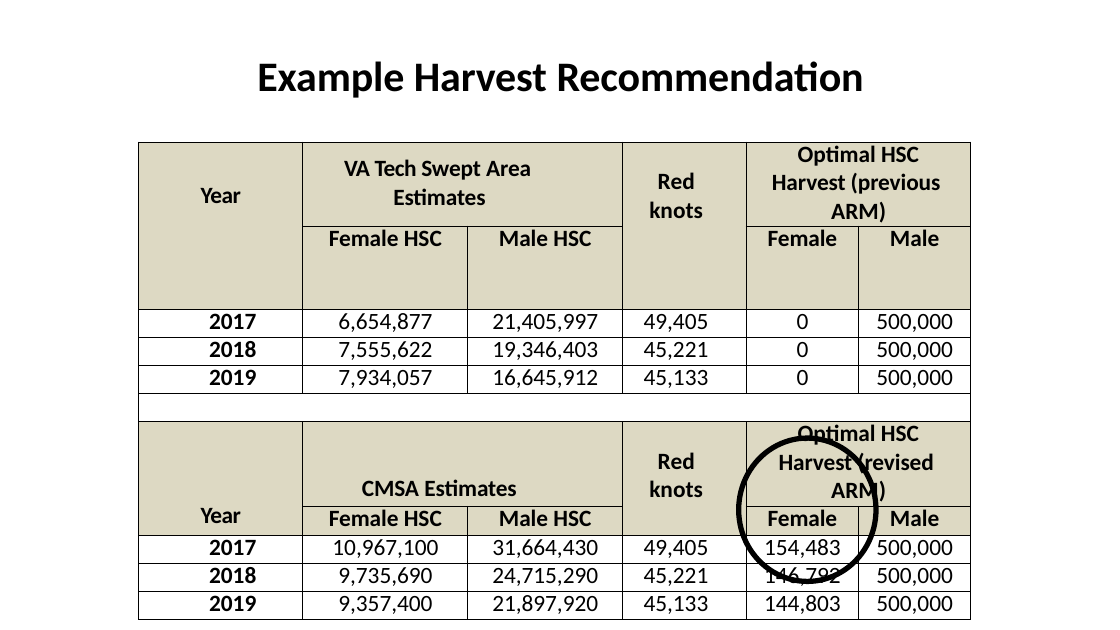
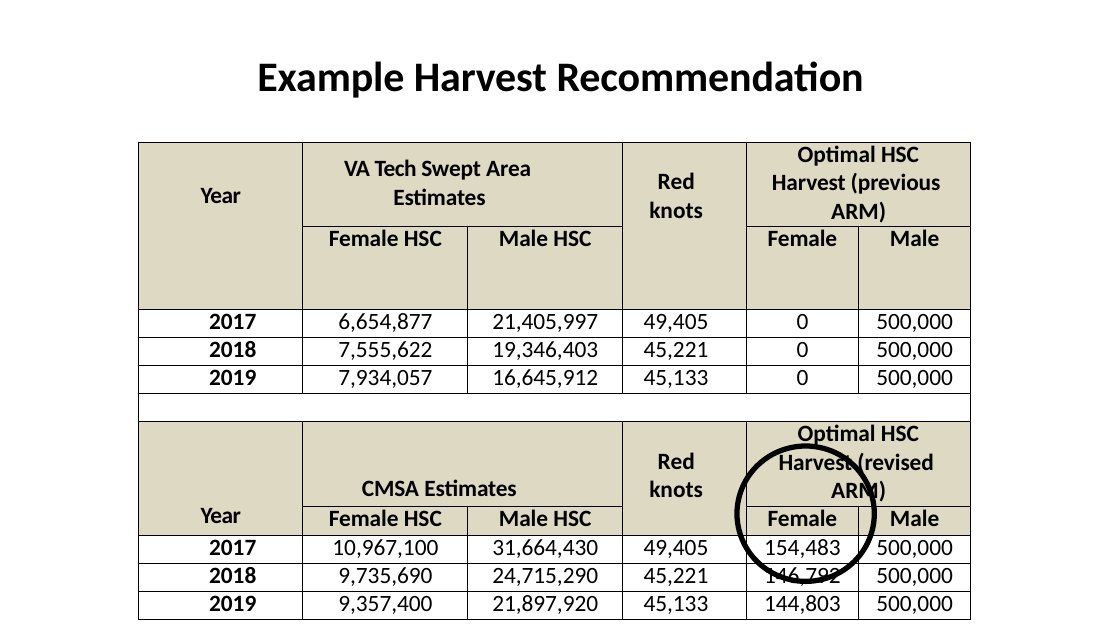
Before and after one commit to kevintshoemaker/NRES-470, a slide deck: slide 13 of REKN2.pptx (slide 15 before the commit). Drawn at 1120x630 pixels with LibreOffice and Linux fonts; fonts in the diff are those of the drawing. Boxes give left, top, right and bottom in pixels: in the first picture for what was removed or moved away, otherwise in the second. Text is boxed around its words. In the diff, an @@ line names an element or a change of style, - is before the commit and + after.

```diff
--- a/REKN2.pptx
+++ b/REKN2.pptx
@@ ellipse: place and size @@
-ellipse at (739, 439, 875, 582)
+ellipse at (737, 446, 874, 581)
```
Also in this commit, not shown: 1 other slide changed, 3 other files.
